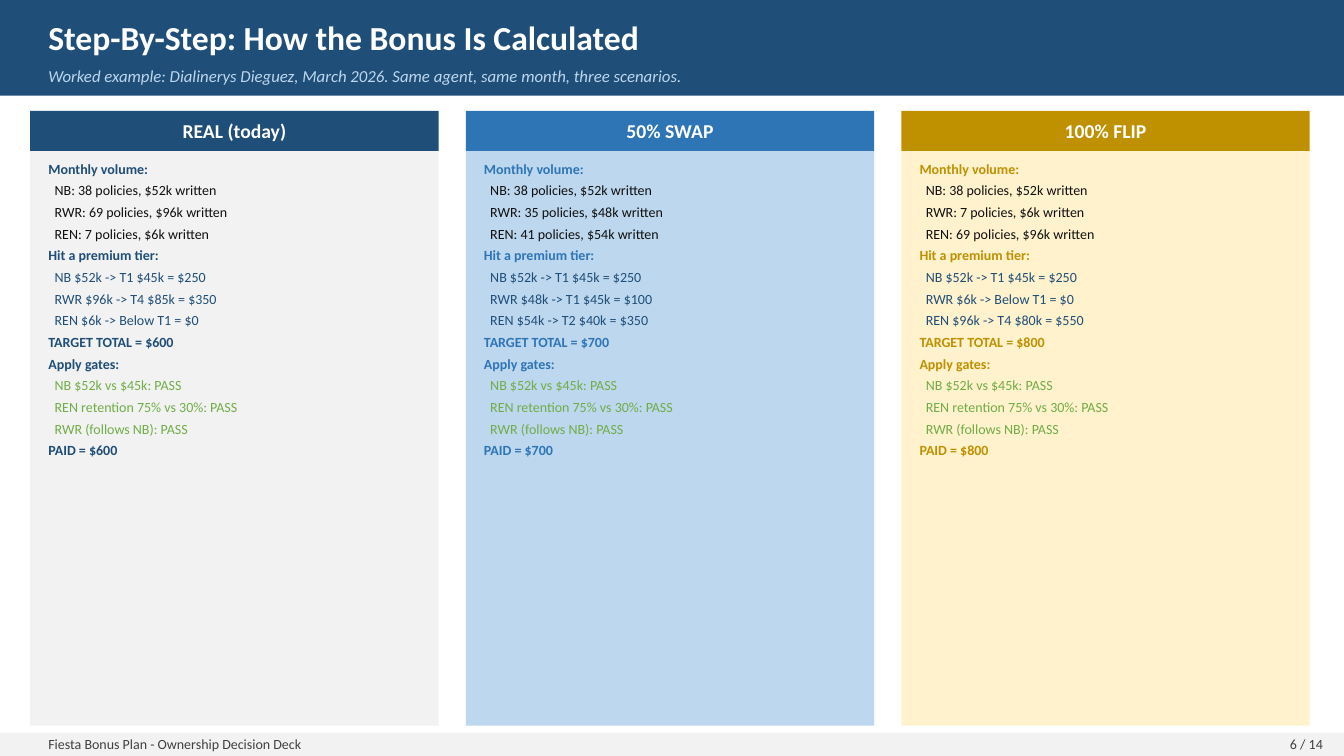
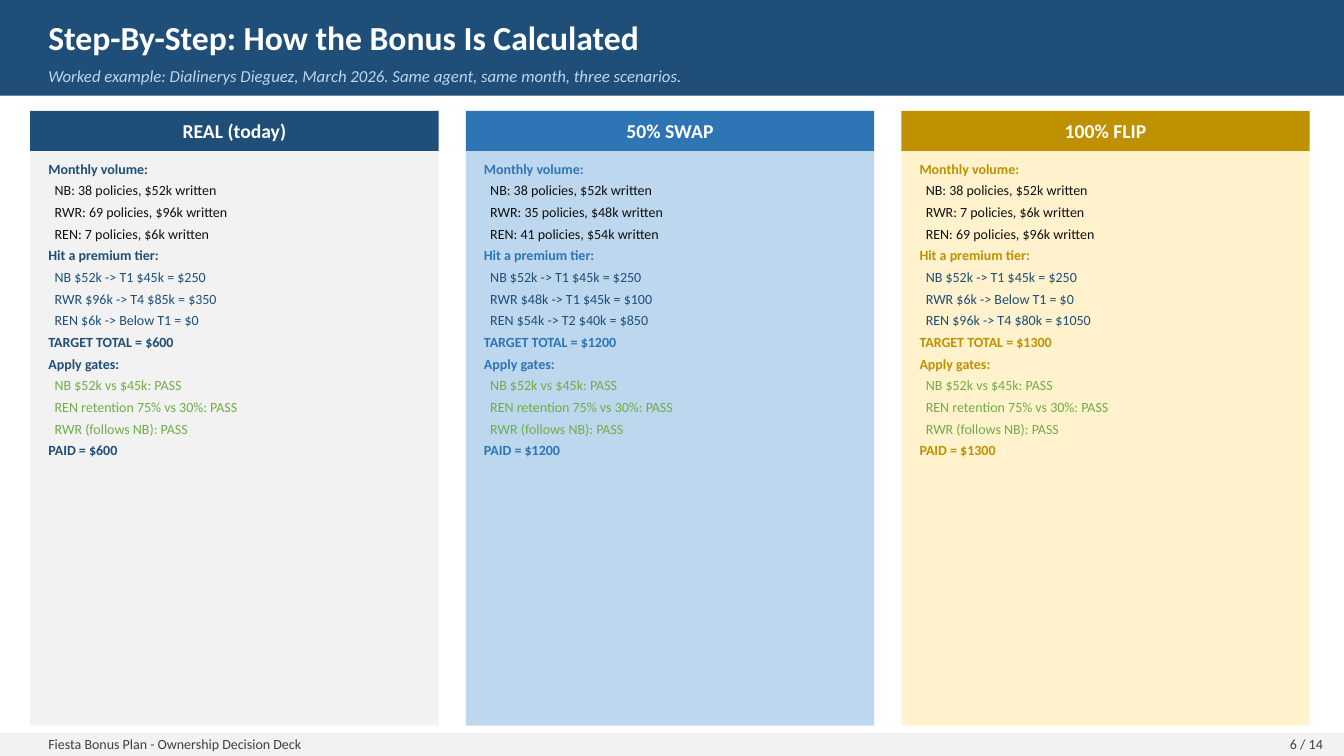
Before and after one commit to FAUS-tech/fiesta-bonus, a slide deck: slide 6 of output/Bonus_Plan_SIMPLE.pptx. Drawn at 1344x756 pixels with LibreOffice and Linux fonts; fonts in the diff are those of the drawing. Boxes give left, top, right and bottom in pixels: in the first picture for what was removed or moved away, otherwise in the second. Text is boxed around its words. In the diff, an @@ line names an element or a change of style, - is before the commit and + after.

```diff
--- a/output/Bonus_Plan_SIMPLE.pptx
+++ b/output/Bonus_Plan_SIMPLE.pptx
@@ text at (490,315,648,326): text changed @@
-REN $54k -> T2 $40k = $350
+REN $54k -> T2 $40k = $850
@@ text at (926,315,1090,327): text changed @@
-REN $96k -> T4 $80k = $550
+REN $96k -> T4 $80k = $1050
@@ text at (484,338,616,348): text changed @@
-TARGET TOTAL = $700
+TARGET TOTAL = $1200
@@ text at (920,338,1051,349): text changed @@
-TARGET TOTAL = $800
+TARGET TOTAL = $1300
@@ text at (484,446,560,457): text changed @@
-PAID = $700
+PAID = $1200
@@ text at (920,446,995,457): text changed @@
-PAID = $800
+PAID = $1300
```
Also in this commit, not shown: 6 other slides changed, 3 other files.
